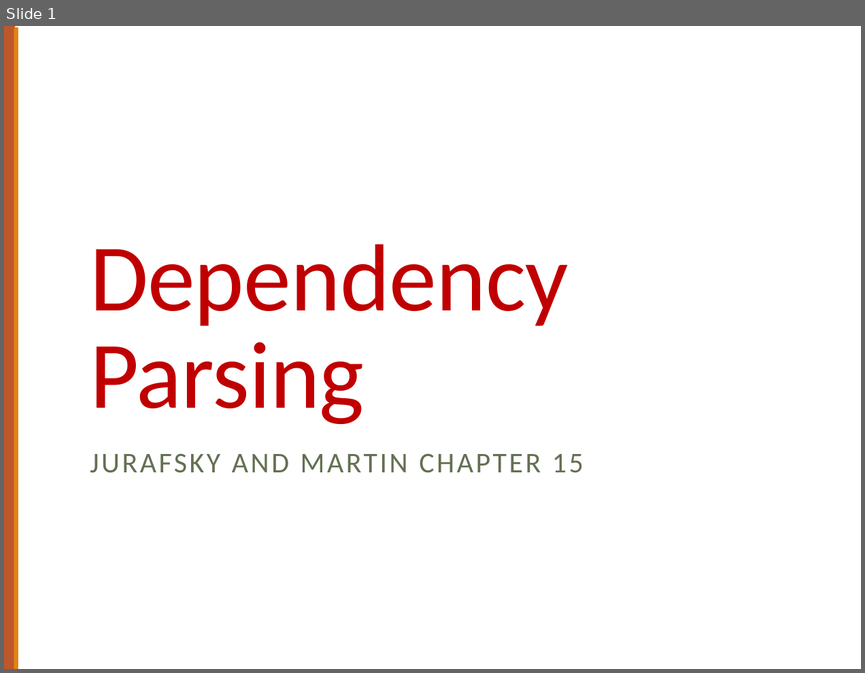
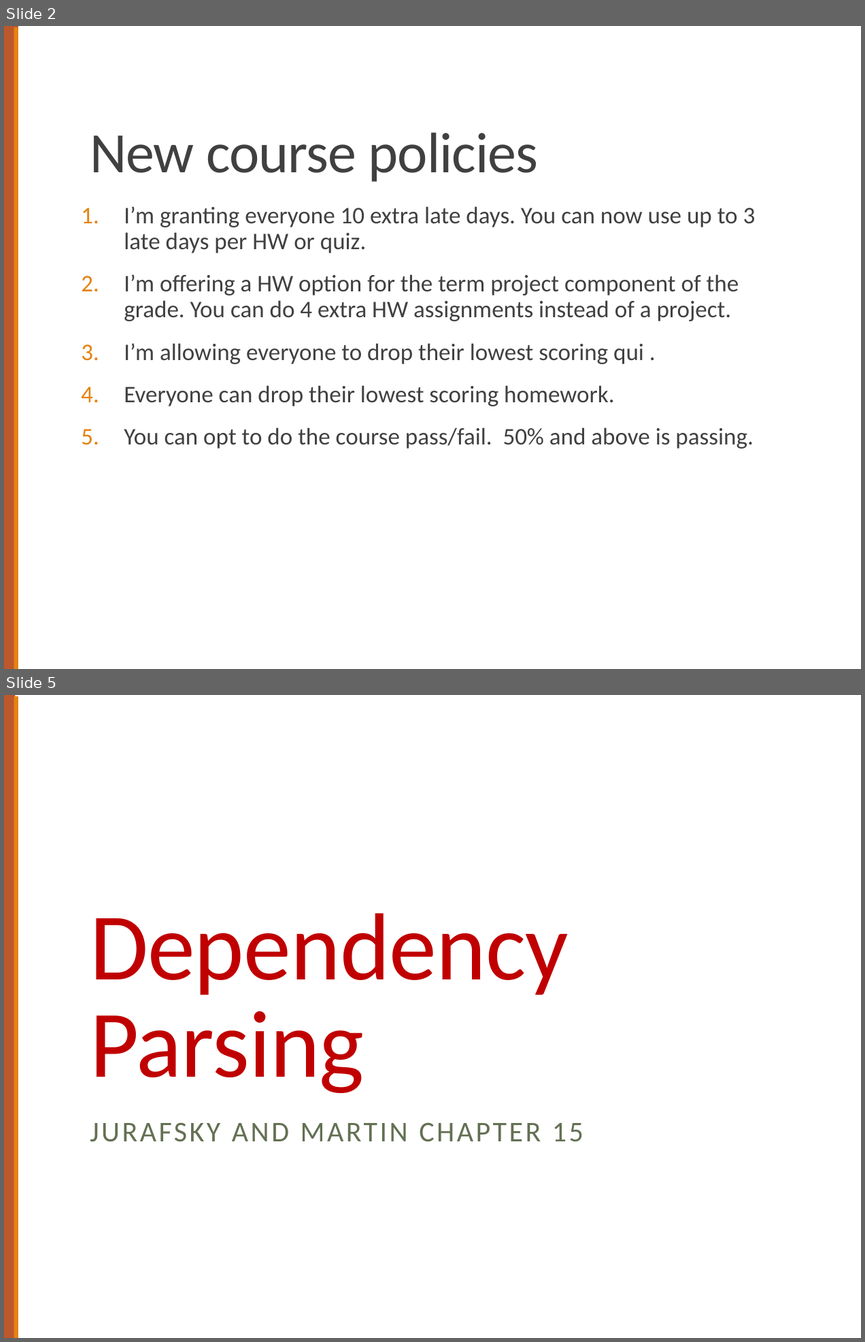
Before and after one commit to computational-linguistics-class/computational-linguistics-class.github.io, a slide deck: slides/14-dependency-parsing.pptx. Shown one above the other, each under a label of ours: slide 1 before the commit, slides 2 and 5 after it; the slides between them are not shown. The pictures are 865x673 and 865x1342 pixels, drawn with LibreOffice and Linux fonts; fonts in the diff are those of the drawing. Boxes give left, top, right and bottom in pixels: in the first picture for what was removed or moved away, otherwise in the second. Text is boxed around its words. In the diff, an @@ line names an element or a change of style, - is before the commit and + after.

```diff
--- a/slides/14-dependency-parsing.pptx
+++ b/slides/14-dependency-parsing.pptx
@@ slide 2 added at (4,26,861,669), background #FFFFFF; not listed: 1 template element that a slide beside it also shows @@
@@ rectangle added at (4,26,18,668), fill #BD582C @@
@@ title added at (90,132,538,182), 48 pt, text #404040 @@
+New course policies
@@ text added at (124,206,755,448), 20 pt, text #404040 @@
+1. I’m granting everyone 10 extra late days. You can now use up to 3 late days per HW or quiz.
+2. I’m offering a HW option for the term project component of the grade. You can do 4 extra HW assignments instead of a project.
+3. I’m allowing everyone to drop their lowest scoring qui .
+4. Everyone can drop their lowest scoring homework.
+5. You can opt to do the course pass/fail. 50% and above is passing.
@@ what was slide 1 is now slide 5 @@
```
Also in this commit, not shown: 2 slides changed, 3 other slides added.
